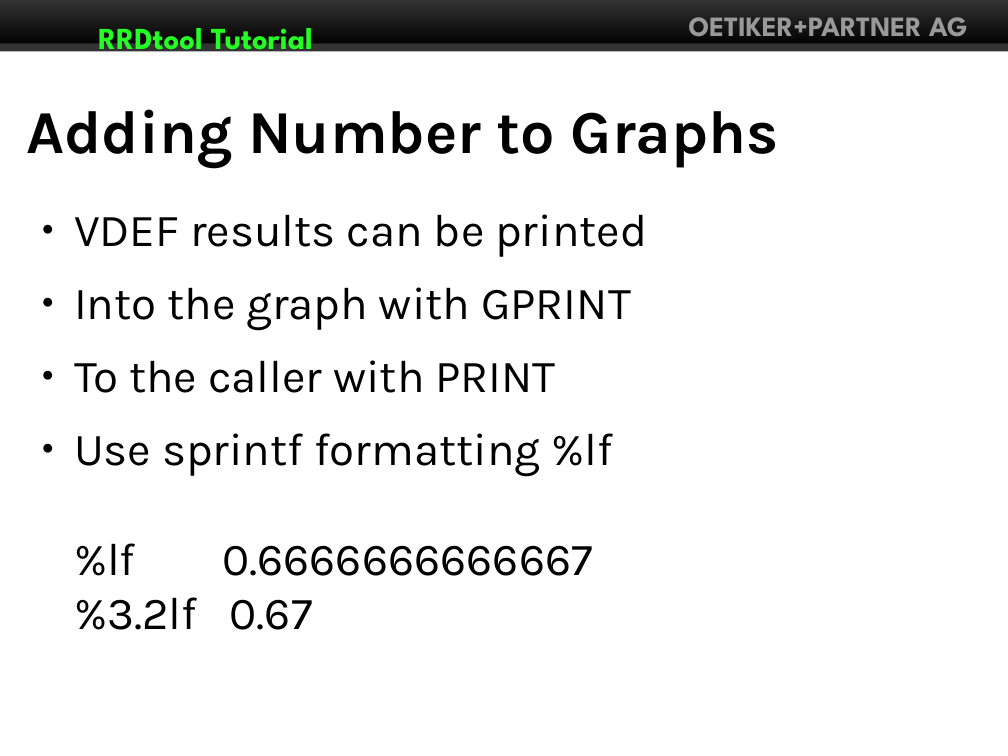
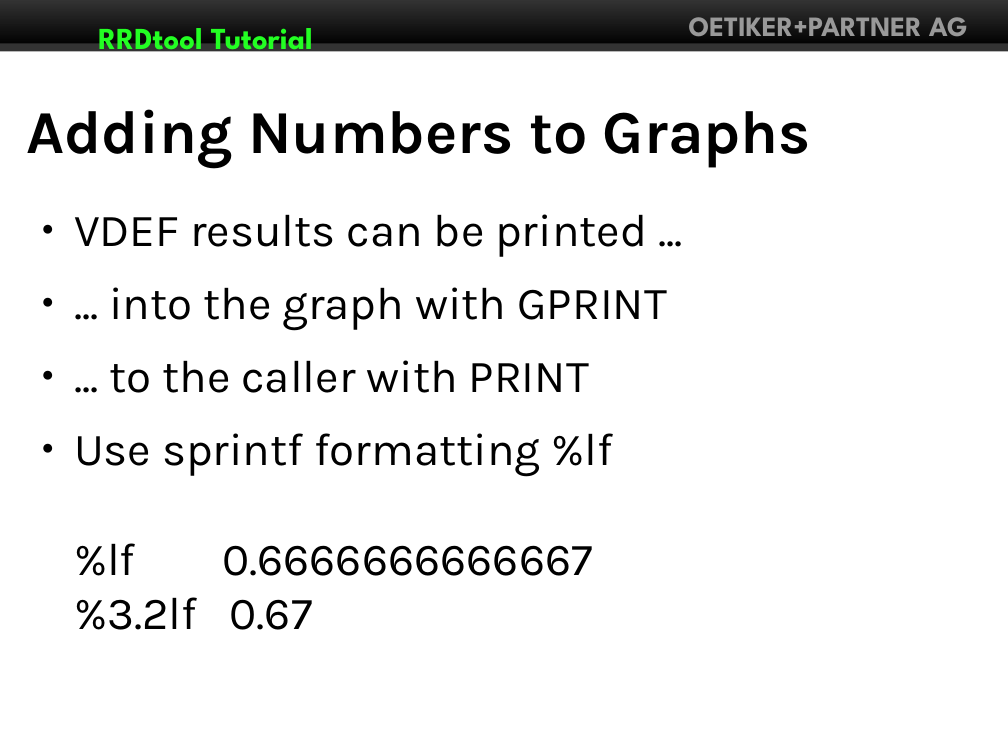
Before and after one commit to Distrotech/rrdtool, a slide deck: slide 43 of tutorial/linuxforum2007/rrdtutorial.odp. Drawn at 1008x756 pixels with LibreOffice and Linux fonts; fonts in the diff are those of the drawing. Boxes give left, top, right and bottom in pixels: in the first picture for what was removed or moved away, otherwise in the second. Text is boxed around its words. In the diff, an @@ line names an element or a change of style, - is before the commit and + after.

```diff
--- a/tutorial/linuxforum2007/rrdtutorial.odp
+++ b/tutorial/linuxforum2007/rrdtutorial.odp
@@ title at box(26, 109, 811, 168): text changed @@
-Adding Number to Graphs
+Adding Numbers to Graphs
@@ text at box(74, 214, 667, 393): text changed @@
-● VDEF results can be printed
-● Into the graph with GPRINT
-● To the caller with PRINT
+● VDEF results can be printed ...
+● ... into the graph with GPRINT
+● ... to the caller with PRINT
```
Also in this commit, not shown: 5 other slides changed, 1 slide added, 1 slide removed, 2 other files.
